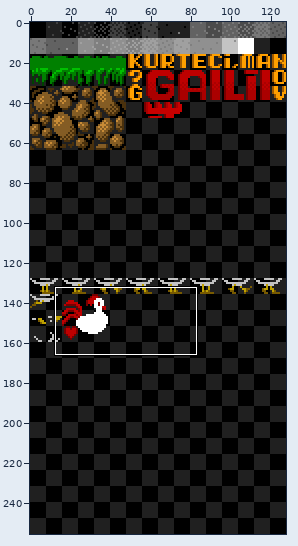
Edited in one commit: sprite sheet (kttgm.png). Above: a wide view before the commit, with the close-up outlined.
Close-up. Old version:
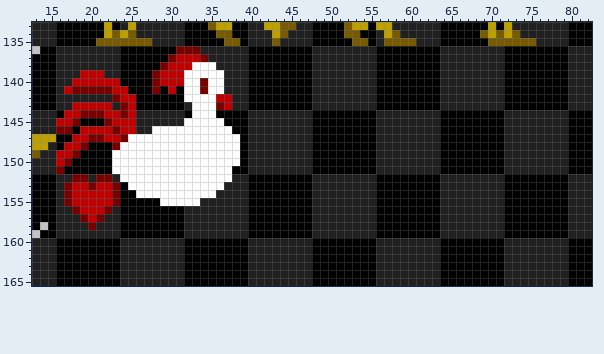
The file is 128x256 pixels. Colours within 5 levels of each other are drawn and written as one. Shown: x 13..82, y 133..165.
Once edited:
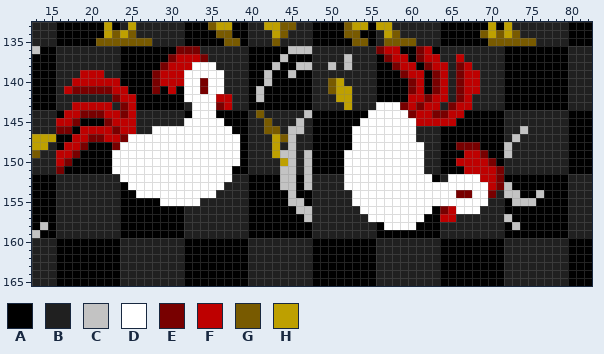
Palette (. is transparent): A #000000  B #202020  C #c3c3c3  D #ffffff  E #780000  F #be0000  G #785a00  H #bea000
The author wrote: add sprites for rooster rolling
The exact change:
Changed rows in their new state; - is an unchanged pixel.
first column x 17:
136 ----------------------------CCC--------EFF--EF--------------
137 ---------------------------C-------C----EFF-EFF--F----------
138 --------------------------C--CC--C-C-----EFF-EFF-EF---------
139 -------------------------C--C-------------EFF-EF-EFF--------
140 -------------------------C-------GH--------EF-EF-EFF--------
141 ------------------------C--------GHH-------EF-EF-EFF--------
142 ------------------------C---------HH-------FFEFF-EF---------
143 -----------------------------------H---DDDEFEFF-EFF---------
144 ------------------------G-----C-------DDDDDEFFEEFF----------
145 -------------------------G---C-------DDDDDDDFFFFF-----------
146 -------------------------GG-CC------DDDDDDDD-------------C--
147 --------------------------HGC-------DDDDDDDD------------C---
148 --------------------------H-C-------DDDDDDDDD----EEE---C----
149 --------------------------HCC-C----DDDDDDDDDD-----FFE--C----
150 ---------------------------HC-C----DDDDDDDDDD----FFFFE------
151 ---------------------------CC-C----DDDDDDDDDD-----FFFFE-----
152 -BB-BB---------------------CC-C----DDDDDDDDDDD--DDDDFFE-----
153 BBBBBBB--------------------CC-C----DDDDDDDDDDDDDDDDDDFEC----
154 BBBBBBB---------------------C-------DDDDDDDDDDDDDEEDDE-CC--C
155 BBBBBBB---------------------CC------DDDDDDDDDDDDDDDDD---CCC-
156 -BBBBB-----------------------CC------DDDDDDDDD-EFDDD--------
157 --BBB-------------------------C-------DDDDDDD--FF------C----
158 ---B------------------------------------DDDD------------C---
